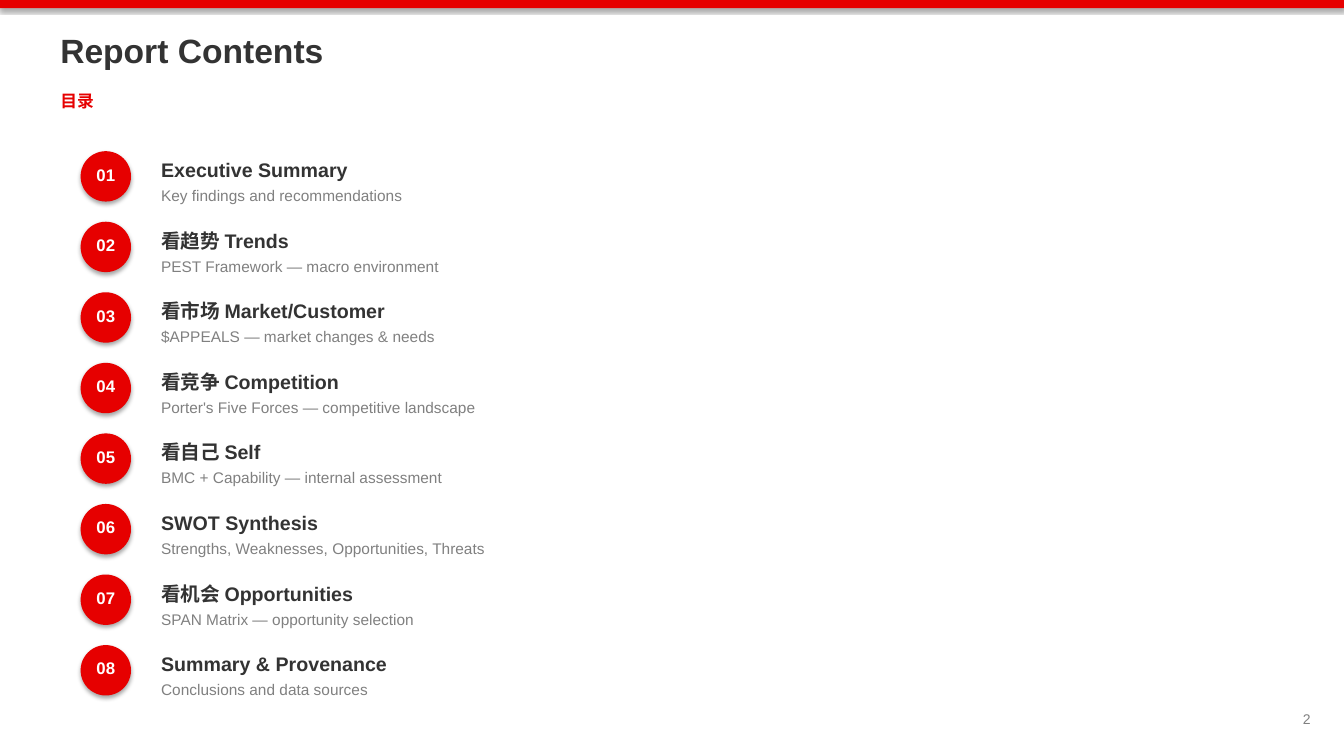
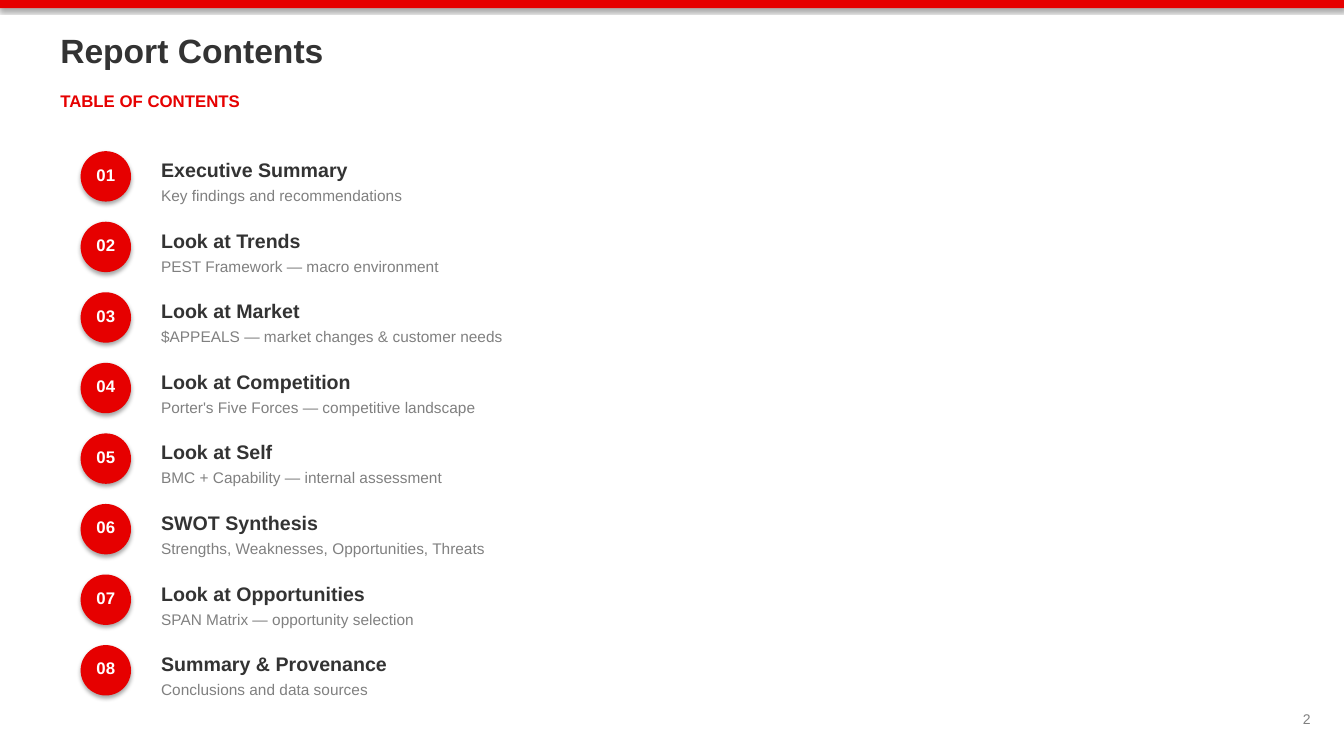
Before and after one commit to mypinseeker/BLM-Financial-Report-Analysis, a slide deck: slide 2 of data/output/blm_vodafone_germany_q3fy26_v2_draft.pptx. Drawn at 1344x756 pixels with LibreOffice and Linux fonts; fonts in the diff are those of the drawing. Boxes give left, top, right and bottom in pixels: in the first picture for what was removed or moved away, otherwise in the second. Text is boxed around its words. In the diff, an @@ line names an element or a change of style, - is before the commit and + after.

```diff
--- a/data/output/blm_vodafone_germany_q3fy26_v2_draft.pptx
+++ b/data/output/blm_vodafone_germany_q3fy26_v2_draft.pptx
@@ text at [60,95,240,107]: text changed @@
-目录
+TABLE OF CONTENTS
@@ text at [161,233,300,248]: text changed @@
-看趋势 Trends
+Look at Trends
@@ text at [161,303,299,318]: text changed @@
-看市场 Market/Customer
+Look at Market
@@ text at [161,330,502,345]: text changed @@
-$APPEALS — market changes & needs
+$APPEALS — market changes & customer needs
@@ text at [161,374,350,393]: text changed @@
-看竞争 Competition
+Look at Competition
@@ text at [161,444,272,459]: text changed @@
-看自己 Self
+Look at Self
@@ text at [161,586,365,605]: text changed @@
-看机会 Opportunities
+Look at Opportunities
```
Also in this commit, not shown: 37 other slides changed, 1 other file.
